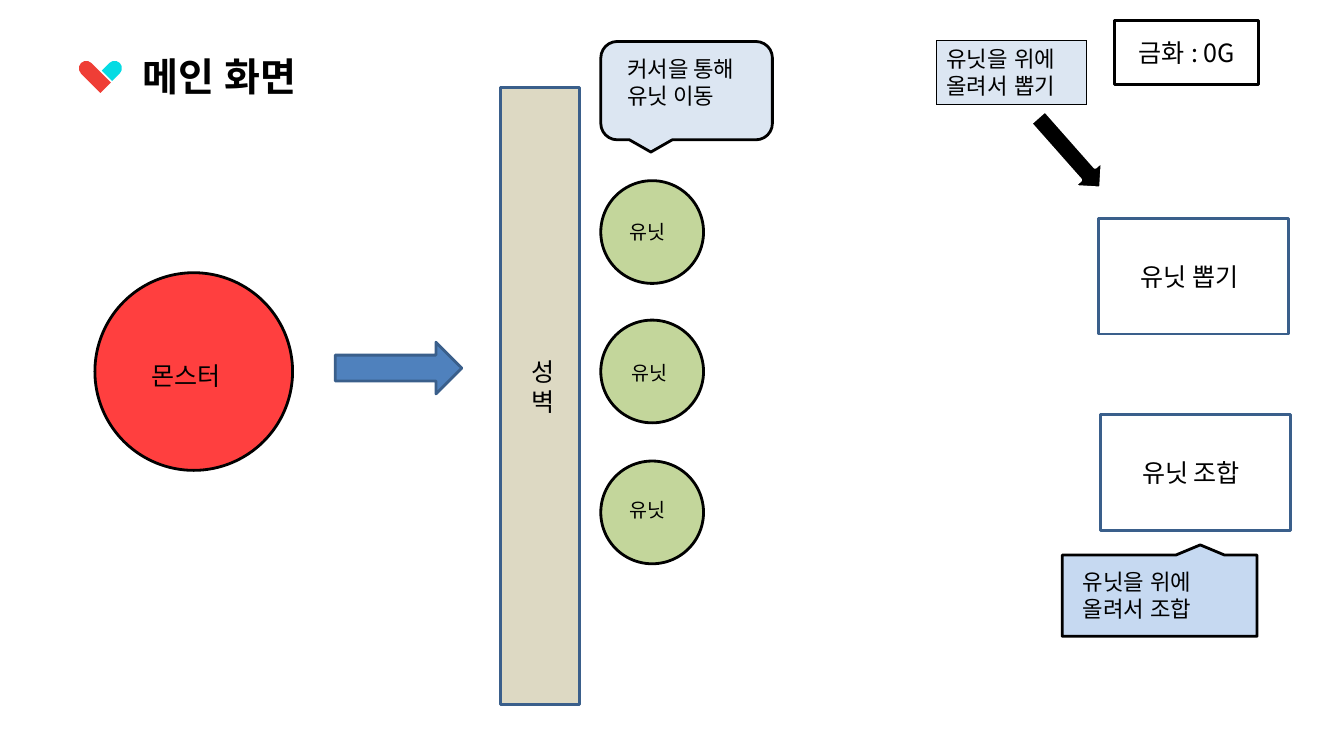
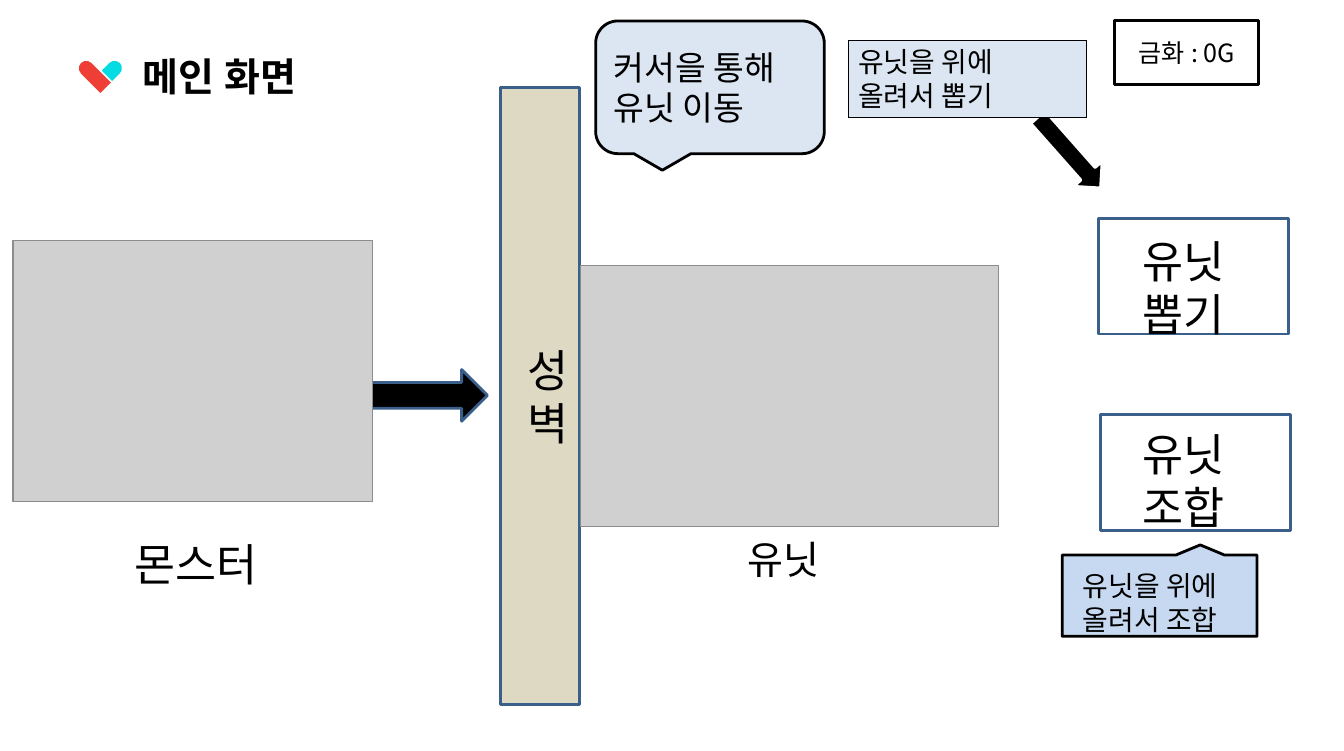
Before and after one commit to aw15/2DPythonGame, a slide deck: slide 3 of 2017_2dgp_프로젝트기획서.pptx. Drawn at 1344x751 pixels with LibreOffice and Linux fonts; fonts in the diff are those of the drawing; grey boxes stand for pictures. Boxes give left, top, right and bottom in pixels: in the first picture for what was removed or moved away, otherwise in the second. Text is boxed around its words. In the diff, an @@ line names an element or a change of style, - is before the commit and + after.

```diff
--- a/2017_2dgp_프로젝트기획서.pptx
+++ b/2017_2dgp_프로젝트기획서.pptx
@@ rounded speech box: place and size @@
-rounded speech box at (600,41,772,140)
+rounded speech box at (595,21,824,154)
@@ text "커서을 통해": place and size @@
-text "커서을 통해" at (627,58,735,106)
+text "커서을 통해" at (614,52,775,123)
@@ text "커서을 통해" at (614,52,775,123): size 16 to 24 pt @@
@@ rectangle "유닛을 위에": place and size @@
-rectangle "유닛을 위에" at (936,40,1087,104)
+rectangle "유닛을 위에" at (848,40,1087,117)
@@ rectangle "유닛을 위에" at (848,40,1087,117): size 16 to 20 pt; outline #000000 0.75 pt to #000000 0 pt @@
@@ ellipse removed at (600,181,703,283) @@
@@ text removed at (630,223,666,241) @@
-유닛
@@ text "유닛 뽑기": place and size @@
-text "유닛 뽑기" at (1141,265,1238,288)
+text "유닛 뽑기" at (1142,241,1224,335)
@@ picture added at (13,241,372,502) @@
@@ picture added at (580,265,999,526) @@
@@ ellipse removed at (95,273,293,471) @@
@@ ellipse removed at (600,320,703,423) @@
@@ text "성벽": place and size @@
-text "성벽" at (531,360,554,413)
+text "성벽" at (528,350,569,444)
@@ right arrow: place and size @@
-right arrow at (335,342,462,393)
+right arrow at (361,369,488,422)
@@ right arrow at (361,369,488,422): fill #4F81BD to #000000 @@
@@ text removed at (631,364,667,382) @@
-유닛
@@ text "유닛 조합": place and size @@
-text "유닛 조합" at (1142,461,1240,484)
+text "유닛 조합" at (1142,434,1224,532)
@@ ellipse removed at (600,461,703,563) @@
@@ size 18 to 32 pt in 4 elements at (1142,434,1224,532), (1142,241,1224,335), (528,350,569,444), (134,544,257,585) @@
@@ text "몬스터": place and size @@
-text "몬스터" at (151,364,220,387)
+text "몬스터" at (134,544,257,585)
@@ text "유닛": place and size @@
-text "유닛" at (630,501,666,519)
+text "유닛" at (747,541,819,577)
@@ text "유닛" at (747,541,819,577): size 14 to 28 pt @@
@@ text "유닛을 위에" at (1083,573,1217,637): size 16 to 20 pt @@
```
Also in this commit, not shown: 4 other slides changed, 2 other files.
